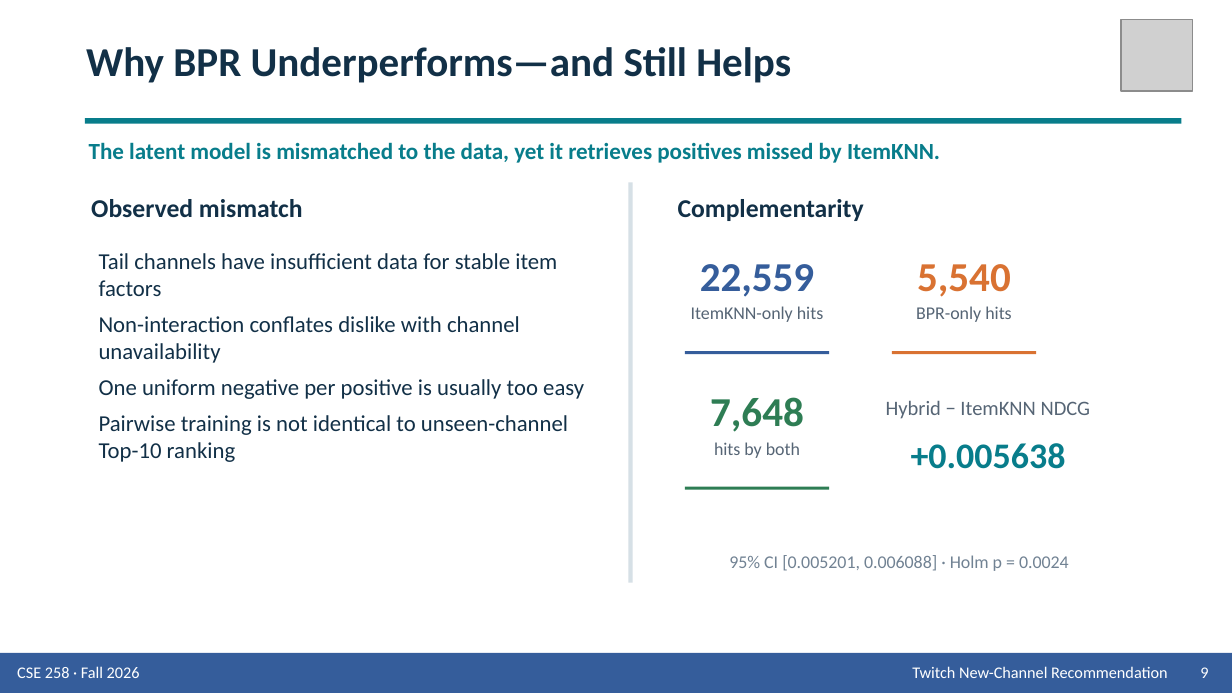
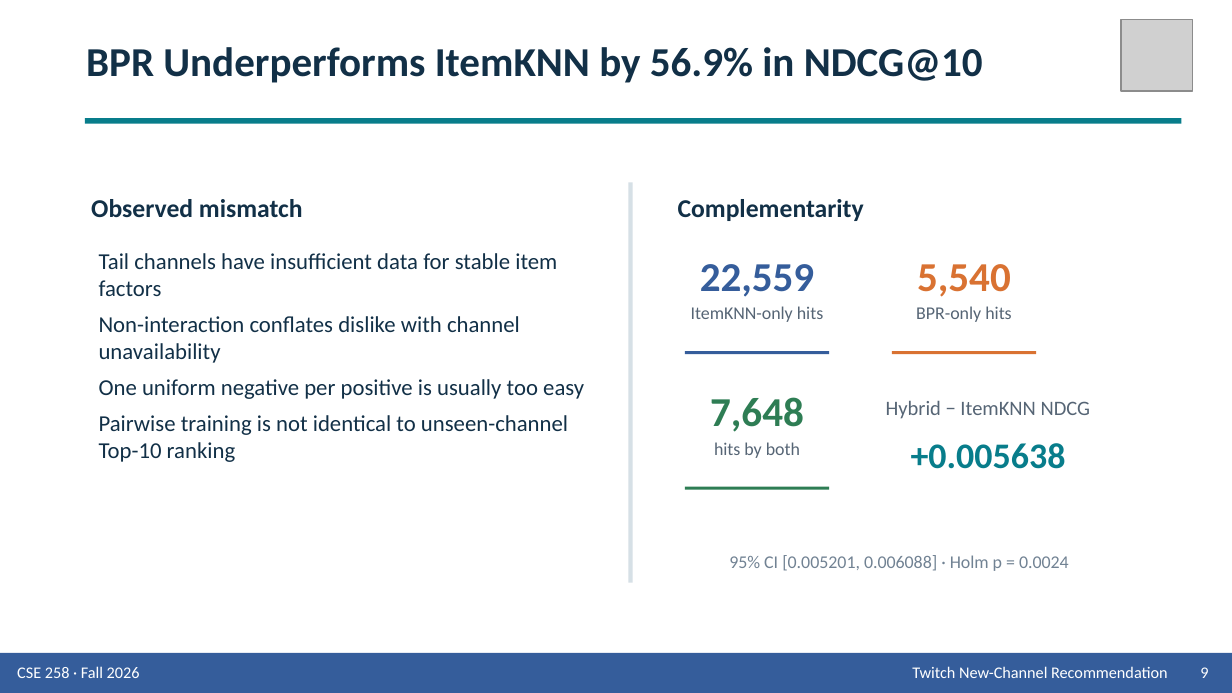
Before and after one commit to Wen-Chieh-Lo/You-know-who-did-God-did-, a slide deck: slide 9 of presentation/Group_9_Presentation_Twitch.pptx. Drawn at 1232x693 pixels with LibreOffice and Linux fonts; fonts in the diff are those of the drawing; grey boxes stand for pictures. Boxes give left, top, right and bottom in pixels: in the first picture for what was removed or moved away, otherwise in the second. Text is boxed around its words. In the diff, an @@ line names an element or a change of style, - is before the commit and + after.

```diff
--- a/presentation/Group_9_Presentation_Twitch.pptx
+++ b/presentation/Group_9_Presentation_Twitch.pptx
@@ text at (86,47,983,83): text changed @@
-Why BPR Underperforms—and Still Helps
+BPR Underperforms ItemKNN by 56.9% in NDCG@10
@@ text removed at (89,142,940,163) @@
-The latent model is mismatched to the data, yet it retrieves positives missed by ItemKNN.
```
Also in this commit, not shown: 11 other slides changed, 2 slides added, 1 slide removed, 2 other files.
